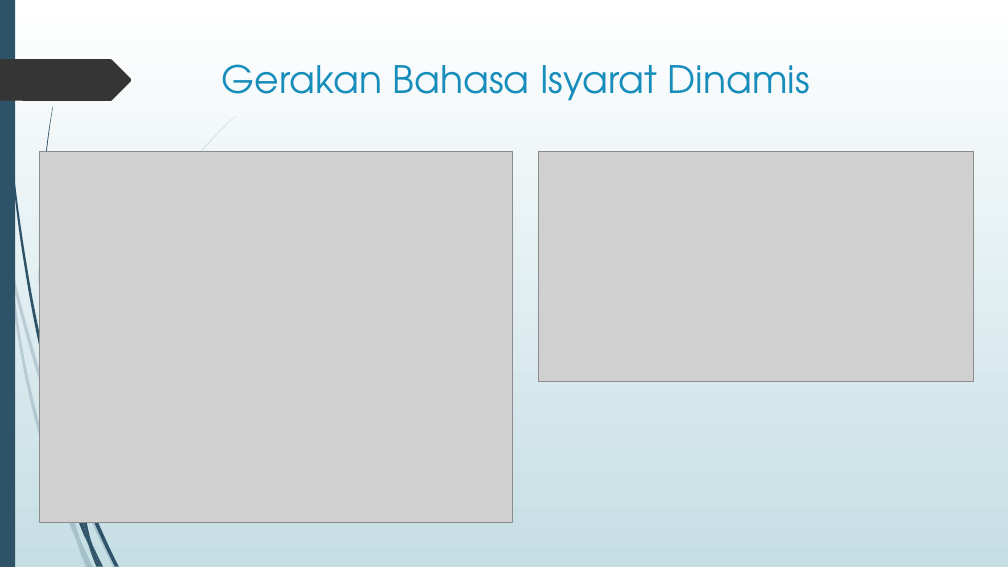
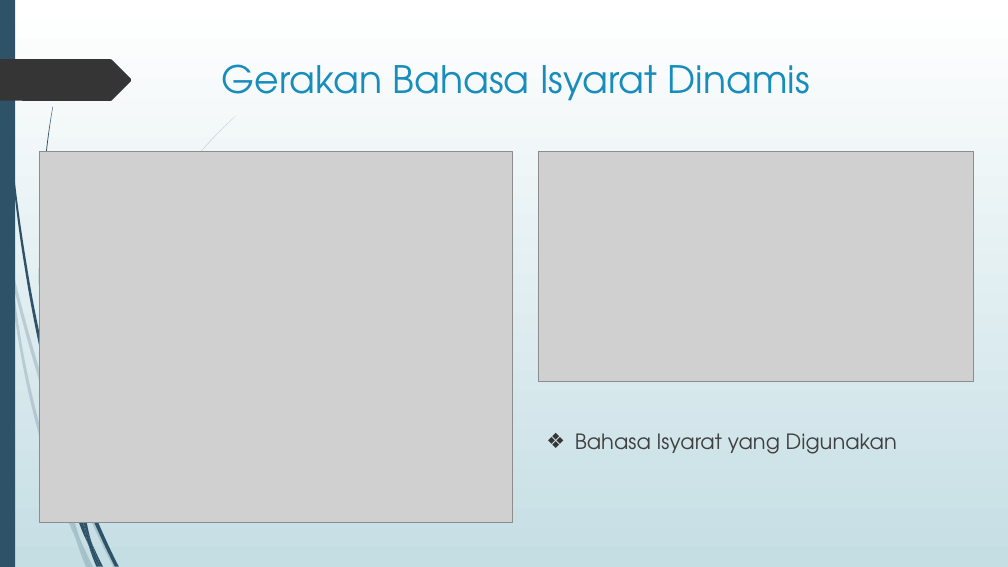
Before and after one commit to yahya1311/TAkisgan, a slide deck: slide 8 of Laporan/Presentasi Sidang.pptx. Drawn at 1008x567 pixels with LibreOffice and Linux fonts; fonts in the diff are those of the drawing; grey boxes stand for pictures. Boxes give left, top, right and bottom in pixels: in the first picture for what was removed or moved away, otherwise in the second. Text is boxed around its words. In the diff, an @@ line names an element or a change of style, - is before the commit and + after.

```diff
--- a/Laporan/Presentasi Sidang.pptx
+++ b/Laporan/Presentasi Sidang.pptx
@@ text added at <box>575,433,897,454</box>, 20 pt, text #404040 @@
+❖ Bahasa Isyarat yang Digunakan
```
Also in this commit, not shown: 7 other slides changed, 10 slides added, 1 slide removed, 9 other files.
